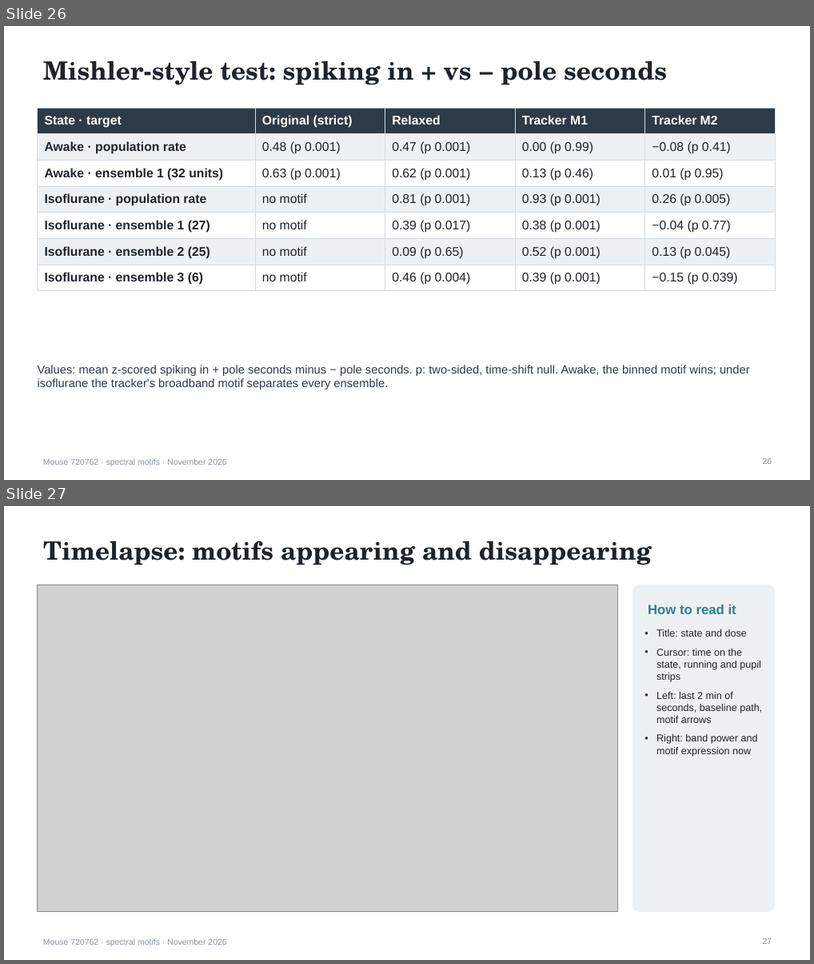
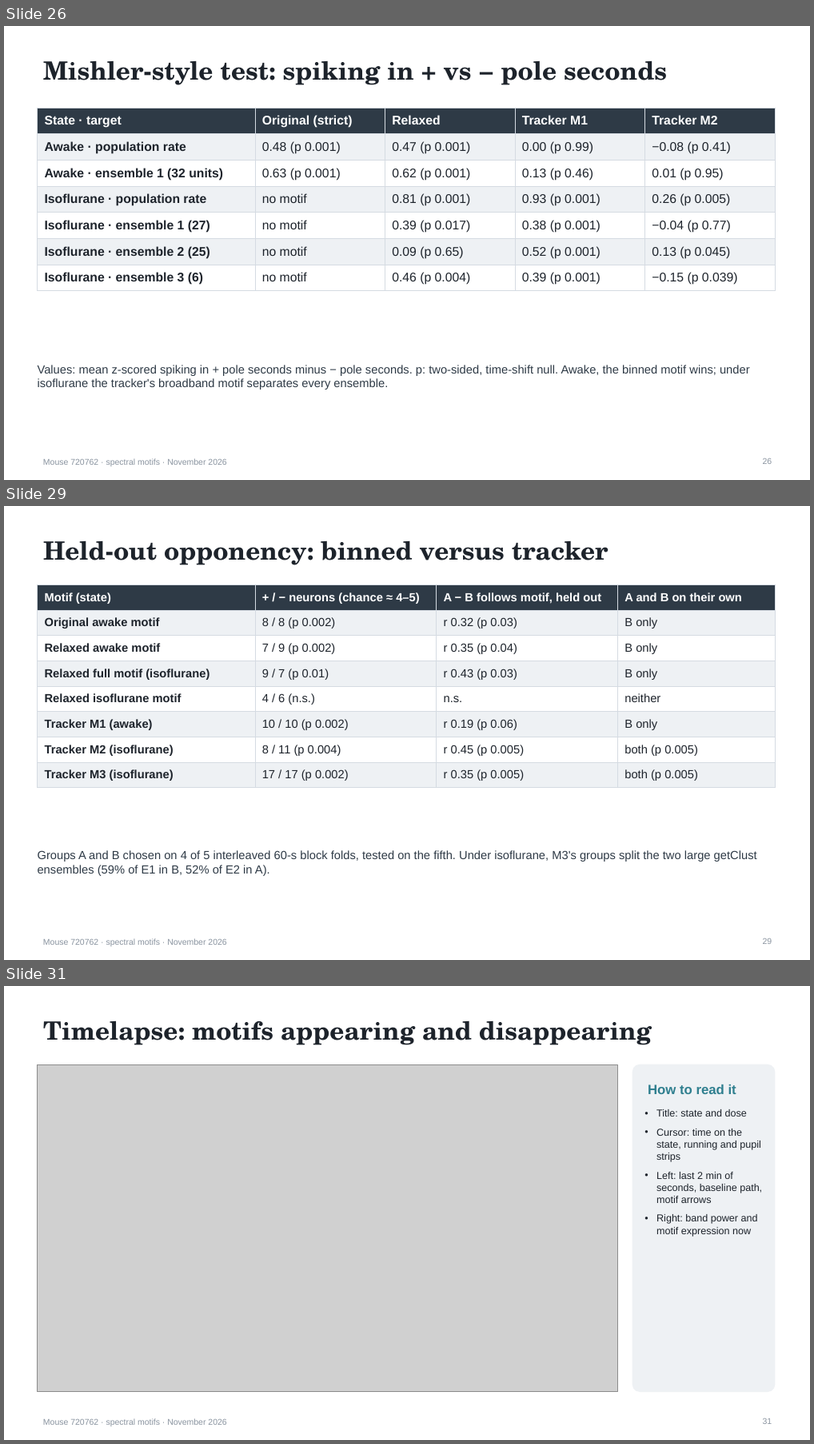
Before and after one commit to saasberkeley/dc-allen, a slide deck: data/out/2026-11-10_report/motif_tracking_report.pptx. Shown one above the other, each under a label of ours: slides 26 and 27 before the commit, slides 26, 29 and 31 after it; the slides between them are not shown. The pictures are 814x964 and 814x1444 pixels, drawn with LibreOffice and Linux fonts; fonts in the diff are those of the drawing; grey boxes stand for pictures. Boxes give left, top, right and bottom in pixels: in the first picture for what was removed or moved away, otherwise in the second. Text is boxed around its words. In the diff, an @@ line names an element or a change of style, - is before the commit and + after.

```diff
--- a/data/out/2026-11-10_report/motif_tracking_report.pptx
+++ b/data/out/2026-11-10_report/motif_tracking_report.pptx
@@ slide 29 added at box(4, 506, 810, 960), background #FFFFFF; not listed: 1 template element that a slide beside it also shows @@
@@ title added at box(43, 541, 609, 565), 30 pt, text #1D232B, bold @@
+Held-out opponency: binned versus tracker
@@ table added at box(38, 584, 775, 784), 8 rows, 4 columns @@
+Motif (state) | + / − neurons (chance ≈ 4–5) | A − B follows motif, held out | A and B on their own
+Original awake motif | 8 / 8 (p 0.002) | r 0.32 (p 0.03) | B only
+Relaxed awake motif | 7 / 9 (p 0.002) | r 0.35 (p 0.04) | B only
+Relaxed full motif (isoflurane) | 9 / 7 (p 0.01) | r 0.43 (p 0.03) | B only
+Relaxed isoflurane motif | 4 / 6 (n.s.) | n.s. | neither
+Tracker M1 (awake) | 10 / 10 (p 0.002) | r 0.19 (p 0.06) | B only
+Tracker M2 (isoflurane) | 8 / 11 (p 0.004) | r 0.45 (p 0.005) | both (p 0.005)
+Tracker M3 (isoflurane) | 17 / 17 (p 0.002) | r 0.35 (p 0.005) | both (p 0.005)
@@ text added at box(38, 850, 758, 876), 14 pt, text #2E3A46 @@
+Groups A and B chosen on 4 of 5 interleaved 60-s block folds, tested on the fifth. Under isoflurane, M3's groups split the two large getClust ensembles (59% of E1 in B, 52% of E2 in A).
@@ page number added at box(763, 938, 773, 944), 10 pt, text #8A94A0 @@
+29
@@ what was slide 27 is now slide 31 @@
@@ page number at box(763, 1418, 773, 1424): text changed @@
-27
+31
```
Also in this commit, not shown: 1 slide changed, 4 other slides added, 7 other files.
